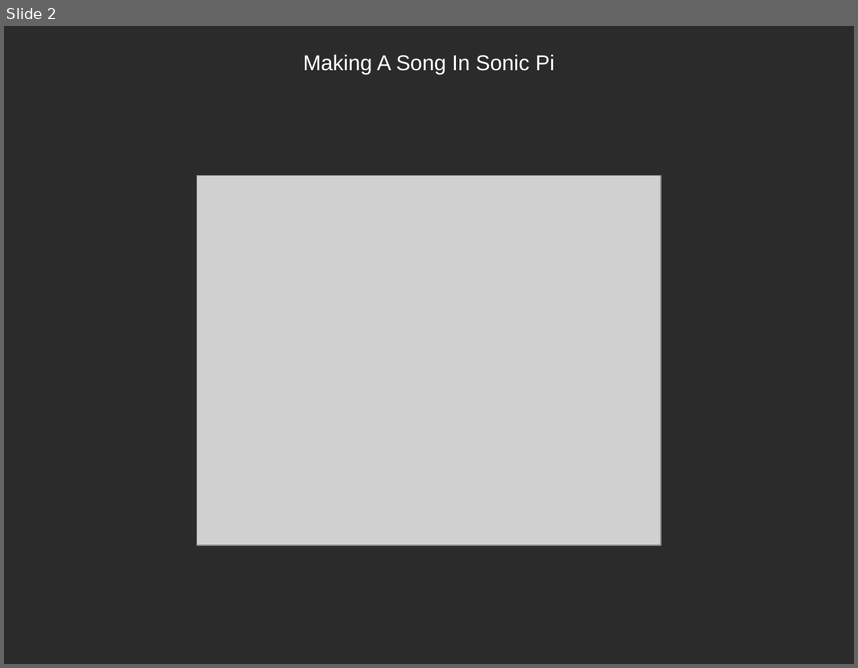
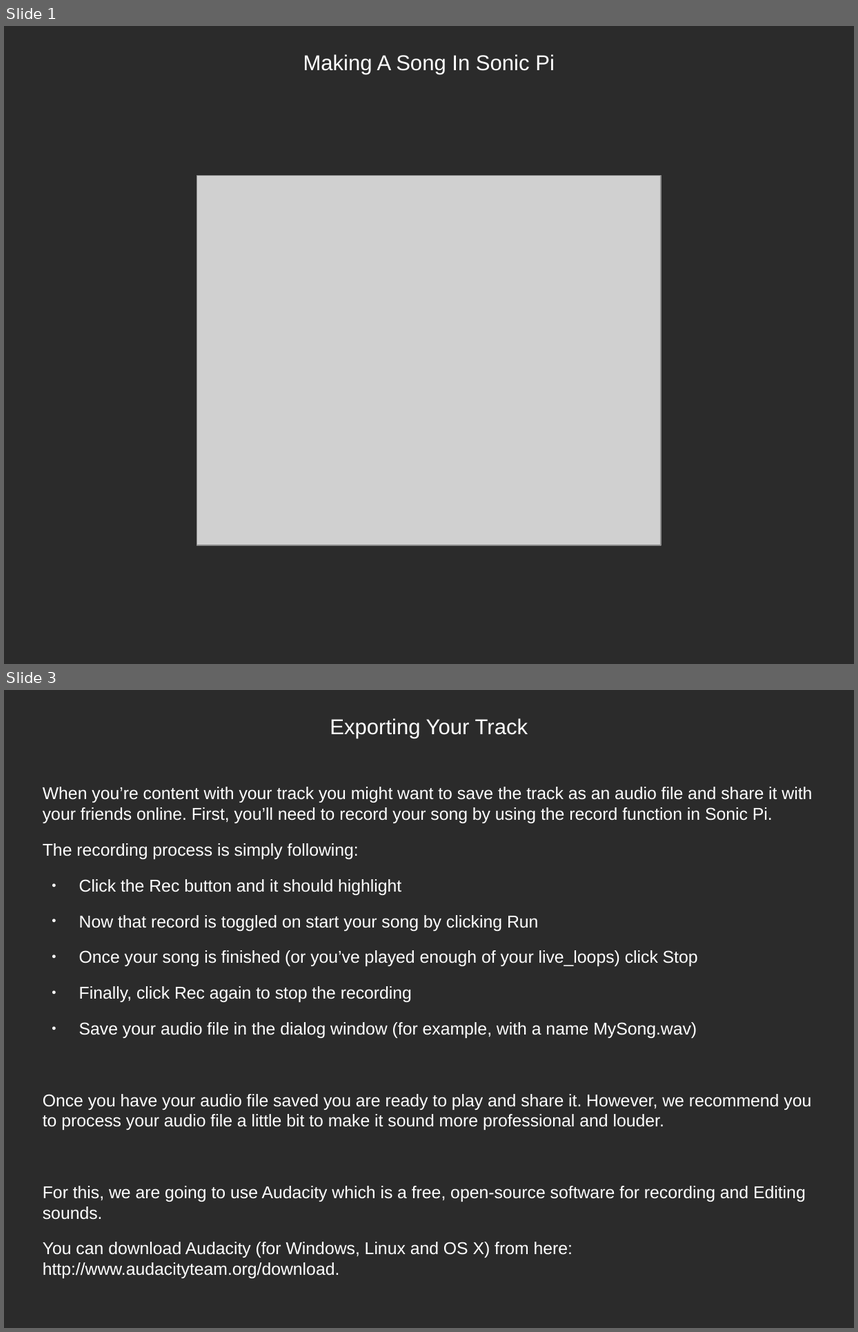
Before and after one commit to tunapanda/Sonic-Pi, a slide deck: Part_one/Exporting A Track.odp. Shown one above the other, each under a label of ours: slide 2 before the commit, slides 1 and 3 after it; the slides between them are not shown. The pictures are 858x668 and 858x1332 pixels, drawn with LibreOffice and Linux fonts; fonts in the diff are those of the drawing; grey boxes stand for pictures; background and template pictures are left out; a plain dark background stands for a picture behind light text. Boxes give left, top, right and bottom in pixels: in the first picture for what was removed or moved away, otherwise in the second. Text is boxed around its words. In the diff, an @@ line names an element or a change of style, - is before the commit and + after.

Commit message:
Exporting a track file added

```diff
--- a/Part_one/Exporting A Track.odp
+++ b/Part_one/Exporting A Track.odp
@@ slide 3 added at [4,690,854,1328], background picture (left out) @@
@@ title added at [330,718,528,738], 20 pt, text #FFFFFF @@
+Exporting Your Track
@@ text added at [43,787,812,1278], 16 pt, text #FFFFFF @@
+When you’re content with your track you might want to save the track as an audio file and share it with your friends online. First, you’ll need to record your song by using the record function in Sonic Pi.
+The recording process is simply following:
+● Click the Rec button and it should highlight
+● Now that record is toggled on start your song by clicking Run
+● Once your song is finished (or you’ve played enough of your live_loops) click Stop
+● Finally, click Rec again to stop the recording
+● Save your audio file in the dialog window (for example, with a name MySong.wav)
+Once you have your audio file saved you are ready to play and share it. However, we recommend you to process your audio file a little bit to make it sound more professional and louder.
+For this, we are going to use Audacity which is a free, open-source software for recording and Editing sounds.
+You can download Audacity (for Windows, Linux and OS X) from here: http://www.audacityteam.org/download.
@@ what was slide 2 is now slide 1 @@
```
Also in this commit, not shown: 10 other slides added, 1 slide removed, 14 other files.
